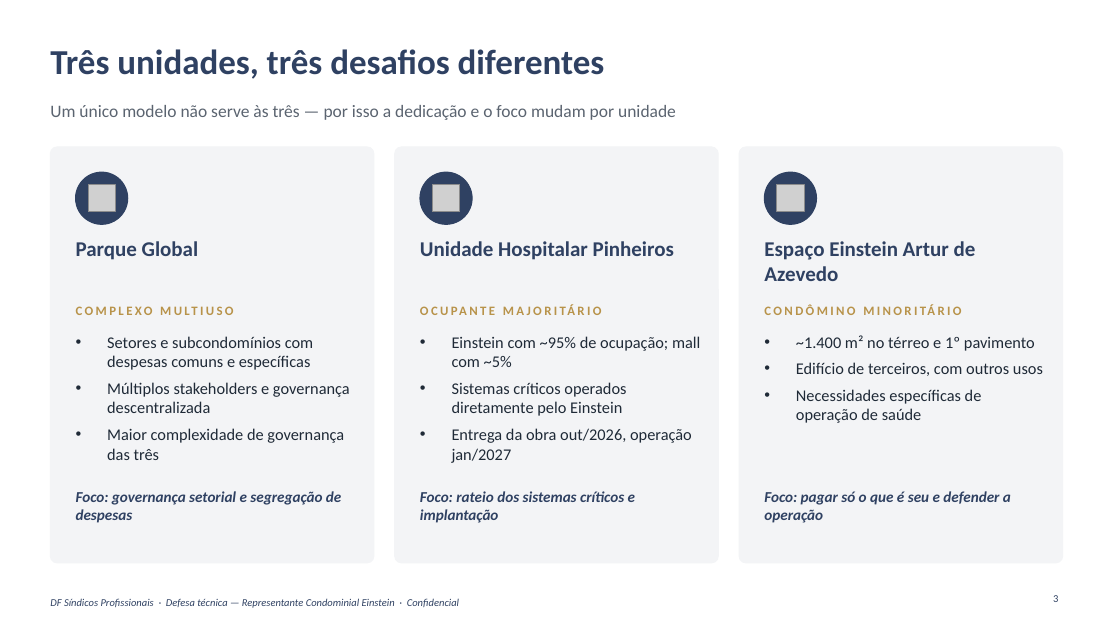
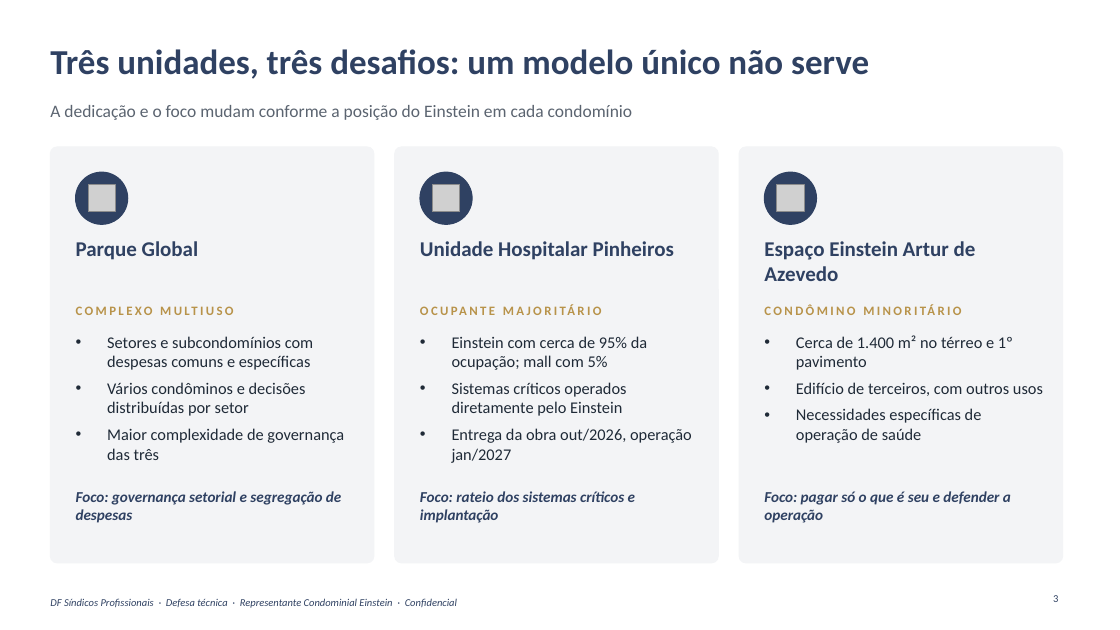
Before and after one commit to caiogavioli/Brainstorm, a slide deck: slide 3 of entregas/apresentacao-13-10/DF_Apresentacao_Einstein_13-10.pptx. Drawn at 1120x630 pixels with LibreOffice and Linux fonts; fonts in the diff are those of the drawing; grey boxes stand for pictures; background and template pictures are left out. Boxes give left, top, right and bottom in pixels: in the first picture for what was removed or moved away, otherwise in the second. Text is boxed around its words. In the diff, an @@ line names an element or a change of style, - is before the commit and + after.

```diff
--- a/entregas/apresentacao-13-10/DF_Apresentacao_Einstein_13-10.pptx
+++ b/entregas/apresentacao-13-10/DF_Apresentacao_Einstein_13-10.pptx
@@ title at [50, 49, 869, 79]: text changed @@
-Três unidades, três desafios diferentes
+Três unidades, três desafios: um modelo único não serve
@@ text at [50, 105, 632, 120]: text changed @@
-Um único modelo não serve às três — por isso a dedicação e o foco mudam por unidade
+A dedicação e o foco mudam conforme a posição do Einstein em cada condomínio
@@ text at [452, 336, 647, 370]: text changed @@
-• Einstein com ~95% de ocupação; mall com ~5%
+• Einstein com cerca de 95% da ocupação; mall com 5%
@@ text at [796, 335, 1013, 370]: text changed @@
-• ~1.400 m² no térreo e 1º pavimento
+• Cerca de 1.400 m² no térreo e 1º pavimento
@@ text at [107, 382, 306, 416]: text changed @@
-• Múltiplos stakeholders e governança descentralizada
+• Vários condôminos e decisões distribuídas por setor
@@ text at [50, 598, 457, 608]: text changed @@
-DF Síndicos Profissionais · Defesa técnica — Representante Condominial Einstein · Confidencial
+DF Síndicos Profissionais · Defesa técnica · Representante Condominial Einstein · Confidencial
```
Also in this commit, not shown: 24 other slides changed, 11 other files.
